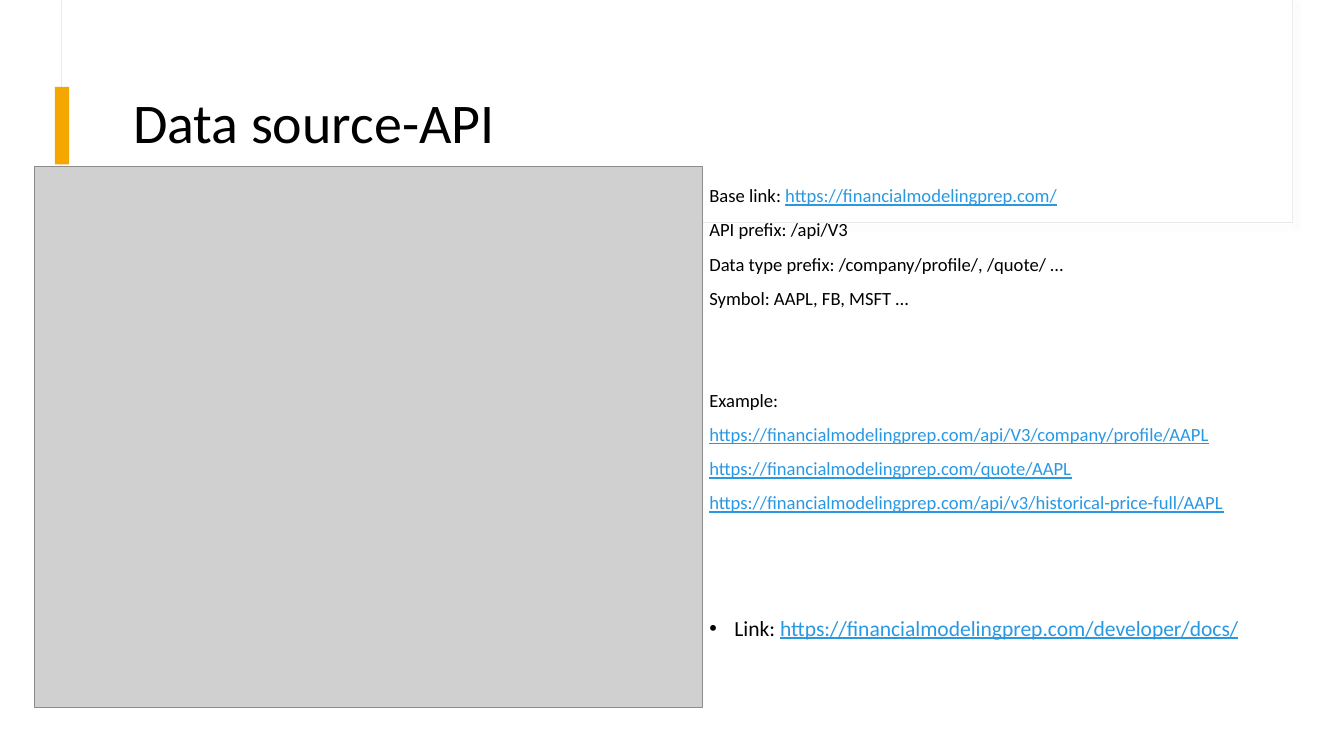
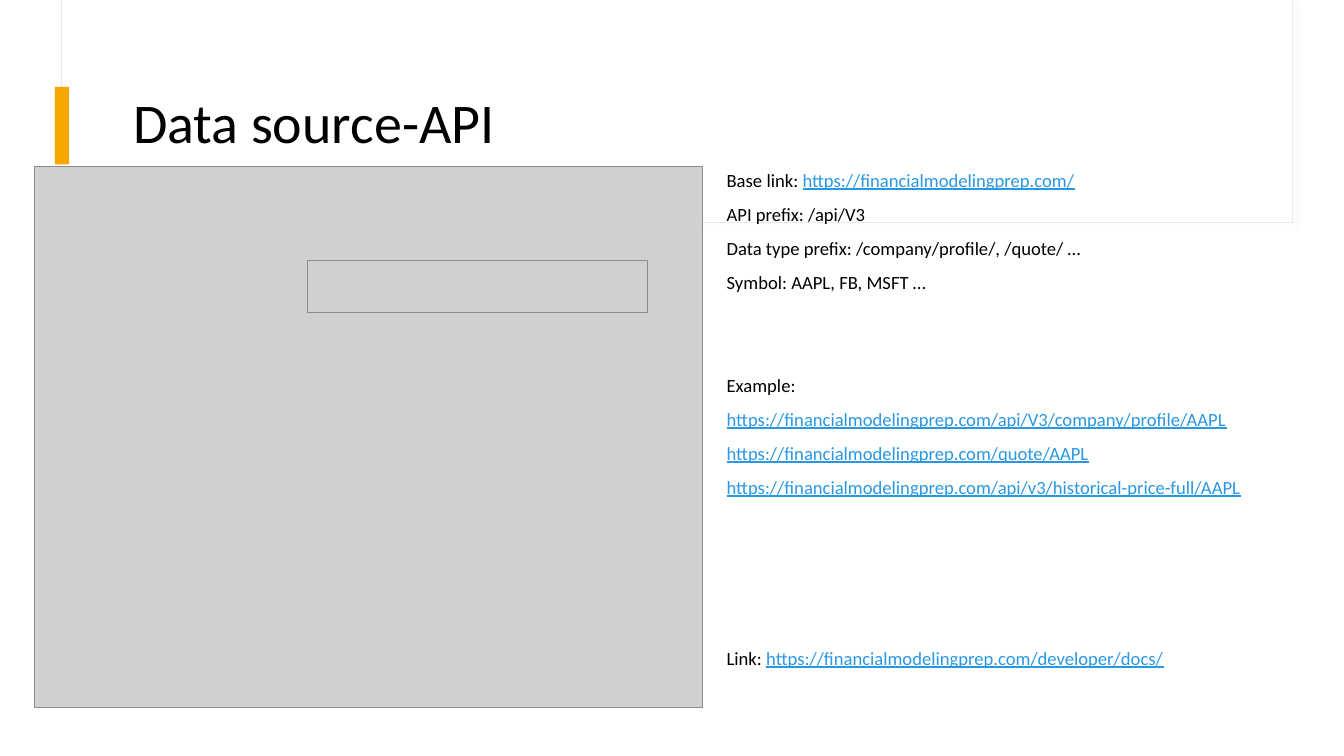
Before and after one commit to futurename/IPD20-DotNetProject, a slide deck: slide 7 of Documentation/ProjectStockMonitor.pptx (slide 4 before the commit). Drawn at 1344x756 pixels with LibreOffice and Linux fonts; fonts in the diff are those of the drawing; grey boxes stand for pictures. Boxes give left, top, right and bottom in pixels: in the first picture for what was removed or moved away, otherwise in the second. Text is boxed around its words. In the diff, an @@ line names an element or a change of style, - is before the commit and + after.

```diff
--- a/Documentation/ProjectStockMonitor.pptx
+++ b/Documentation/ProjectStockMonitor.pptx
@@ text "Base link: https://financialmodelingprep.com/": place and size @@
-text "Base link: https://financialmodelingprep.com/" at (709,189,1222,513)
+text "Base link: https://financialmodelingprep.com/" at (727,174,1240,668)
@@ picture added at (308,260,647,313) @@
@@ text removed at (734,621,1238,640) @@
-• Link: https://financialmodelingprep.com/developer/docs/
@@ text at (727,652,1163,668): paragraph added @@
+Link: https://financialmodelingprep.com/developer/docs/
```
Also in this commit, not shown: 19 other slides changed, 5 slides added, 3 slides removed, 2 other files.
